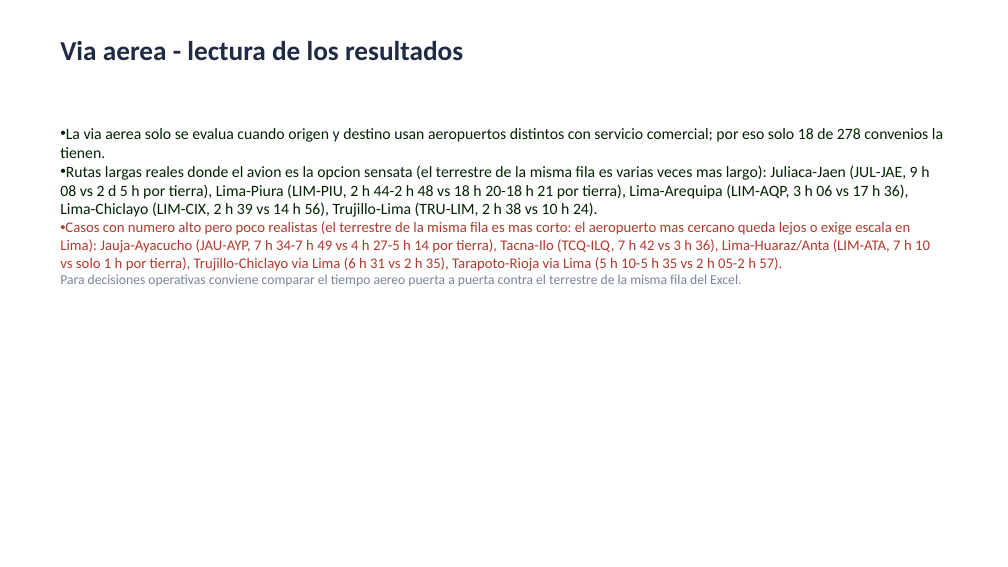
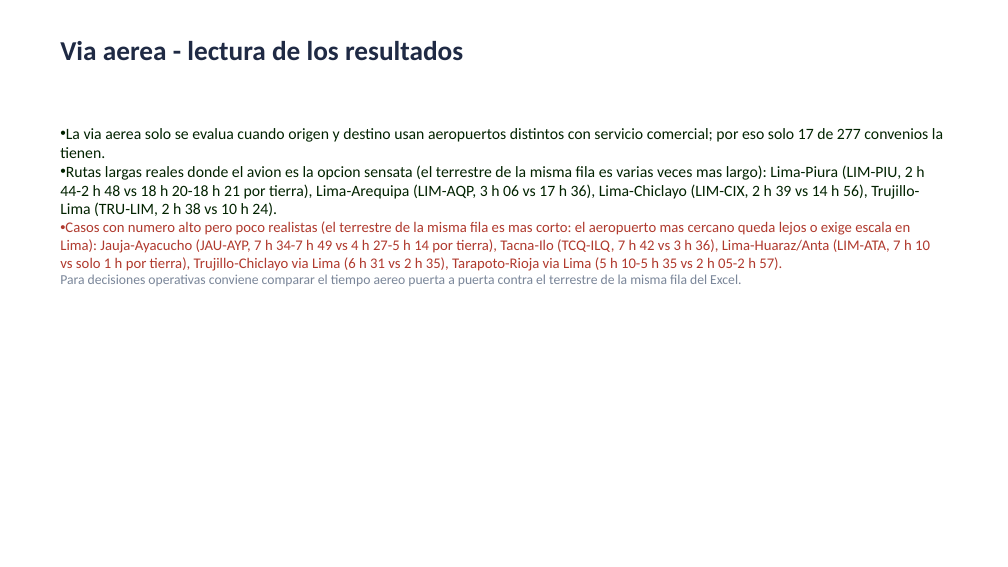
Before and after one commit to rojasarca-code/geolocalizacion-bancos-sangre-diban, a slide deck: slide 6 of datos/Resumen_tiempos_convenios_BS.pptx. Drawn at 1008x567 pixels with LibreOffice and Linux fonts; fonts in the diff are those of the drawing. Boxes give left, top, right and bottom in pixels: in the first picture for what was removed or moved away, otherwise in the second. Text is boxed around its words. In the diff, an @@ line names an element or a change of style, - is before the commit and + after.

```diff
--- a/datos/Resumen_tiempos_convenios_BS.pptx
+++ b/datos/Resumen_tiempos_convenios_BS.pptx
@@ text at (60, 128, 943, 216): text changed @@
-• La via aerea solo se evalua cuando origen y destino usan aeropuertos distintos con servicio comercial; por eso solo 18 de 278 convenios la tienen.
-• Rutas largas reales donde el avion es la opcion sensata (el terrestre de la misma fila es varias veces mas largo): Juliaca-Jaen (JUL-JAE, 9 h 08 vs 2 d 5 h por tierra), Lima-Piura (LIM-PIU, 2 h 44-2 h 48 vs 18 h 20-18 h 21 por tierra), Lima-Arequipa (LIM-AQP, 3 h 06 vs 17 h 36), Lima-Chiclayo (LIM-CIX, 2 h 39 vs 14 h 56), Trujillo-Lima (TRU-LIM, 2 h 38 vs 10 h 24).
+• La via aerea solo se evalua cuando origen y destino usan aeropuertos distintos con servicio comercial; por eso solo 17 de 277 convenios la tienen.
+• Rutas largas reales donde el avion es la opcion sensata (el terrestre de la misma fila es varias veces mas largo): Lima-Piura (LIM-PIU, 2 h 44-2 h 48 vs 18 h 20-18 h 21 por tierra), Lima-Arequipa (LIM-AQP, 3 h 06 vs 17 h 36), Lima-Chiclayo (LIM-CIX, 2 h 39 vs 14 h 56), Trujillo-Lima (TRU-LIM, 2 h 38 vs 10 h 24).
```
Also in this commit, not shown: 6 other slides changed, 5 other files.
